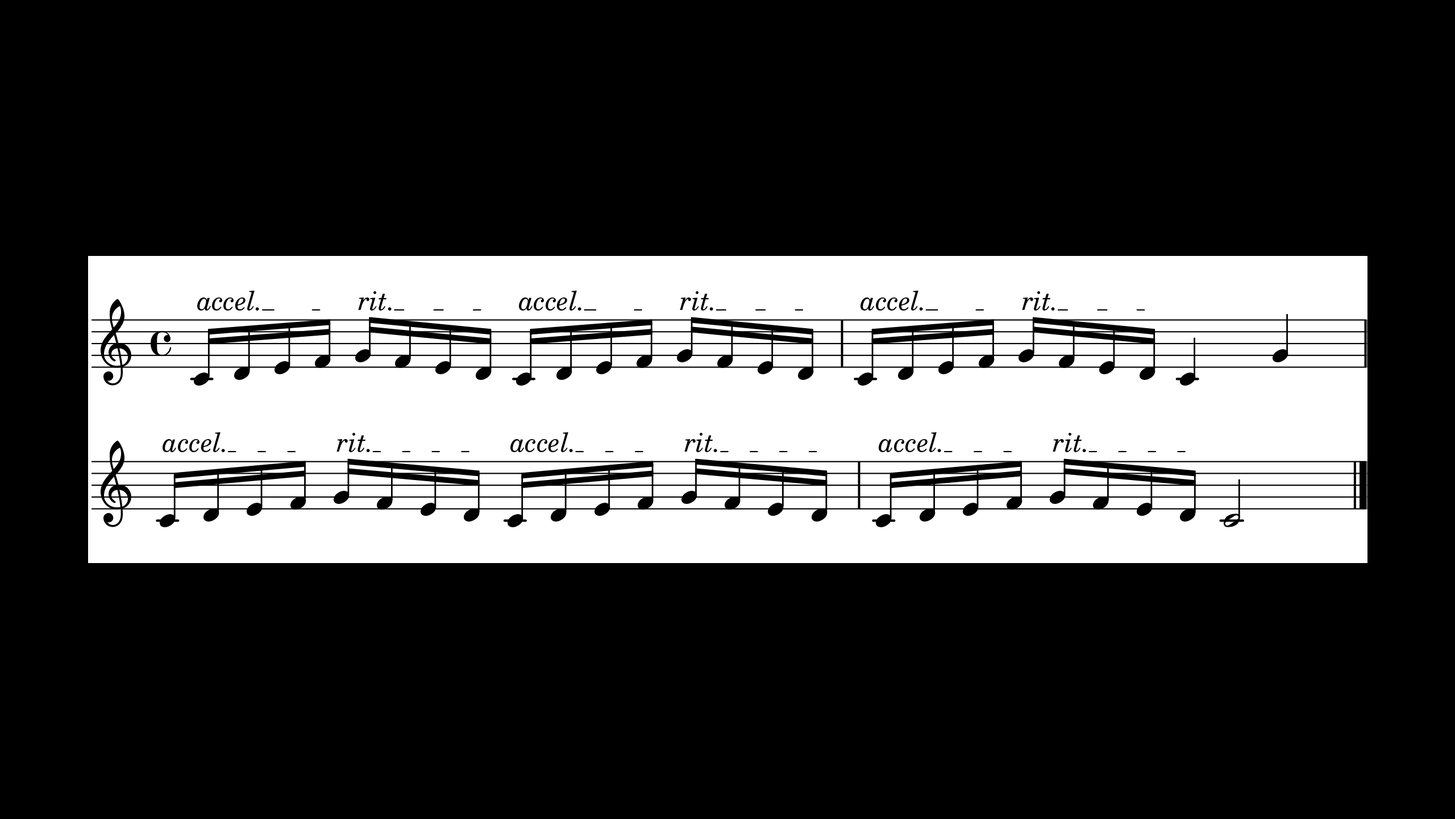
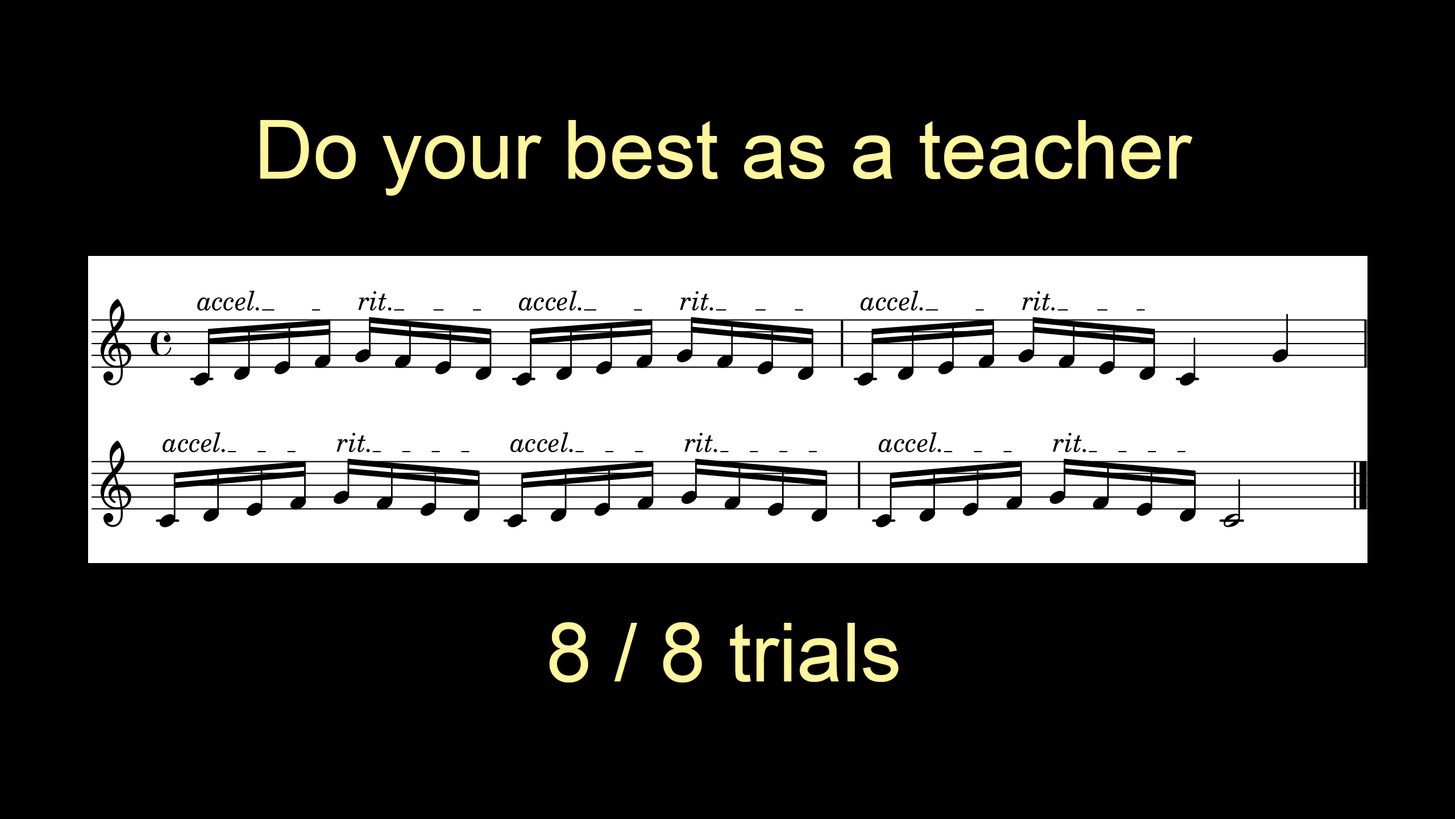
Layers edited between the first and the second 1455×819 image:
added layer "8 / 8 trials" above "Do your best as a teacher" over (x1=549, y1=621, x2=899, y2=683)
added layer "Do your best as a teacher" above "stim_t" over (x1=260, y1=119, x2=1193, y2=196)
